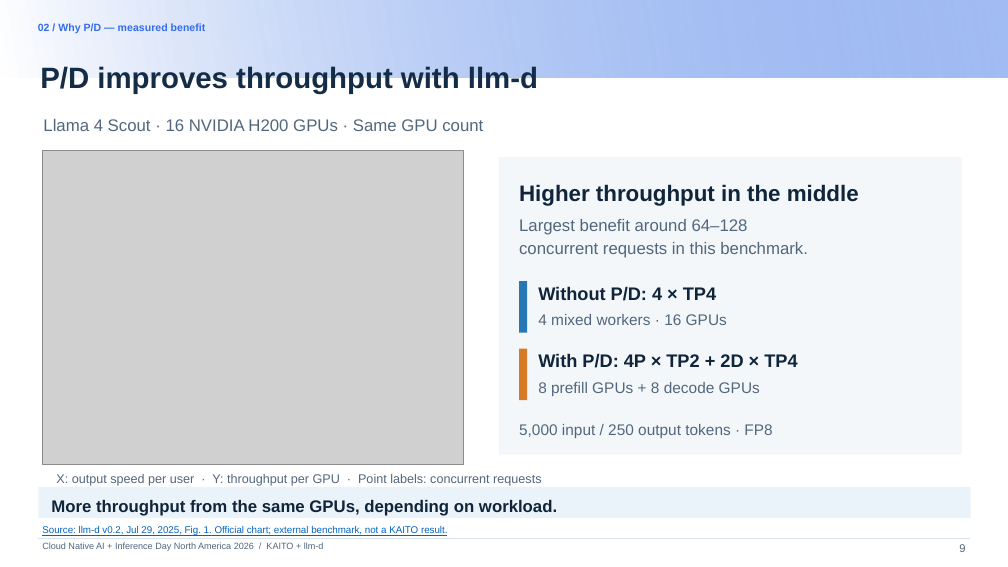
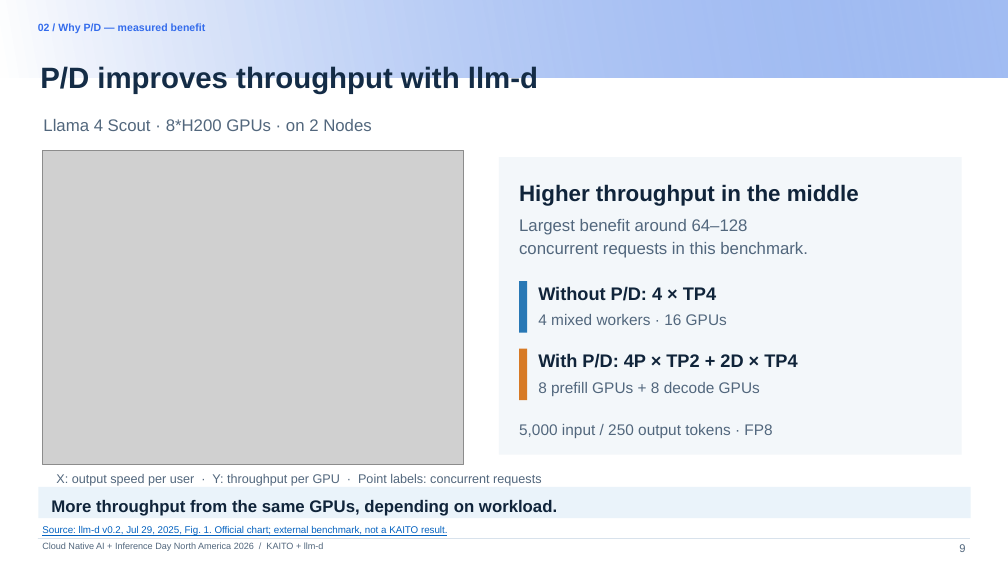
Before and after one commit to andyzhangx/demo, a slide deck: slide 9 of llm/pd-disaggregation/kubecon-na-2026-pd-disaggregation-kaito-llmd.pptx. Drawn at 1008x567 pixels with LibreOffice and Linux fonts; fonts in the diff are those of the drawing; grey boxes stand for pictures; background and template pictures are left out. Boxes give left, top, right and bottom in pixels: in the first picture for what was removed or moved away, otherwise in the second. Text is boxed around its words. In the diff, an @@ line names an element or a change of style, - is before the commit and + after.

```diff
--- a/llm/pd-disaggregation/kubecon-na-2026-pd-disaggregation-kaito-llmd.pptx
+++ b/llm/pd-disaggregation/kubecon-na-2026-pd-disaggregation-kaito-llmd.pptx
@@ text at <box>43,119,371,131</box>: text changed @@
-Llama 4 Scout · 16 NVIDIA H200 GPUs · Same GPU count
+Llama 4 Scout · 8*H200 GPUs · on 2 Nodes
```
Also in this commit, not shown: 6 other slides changed.
